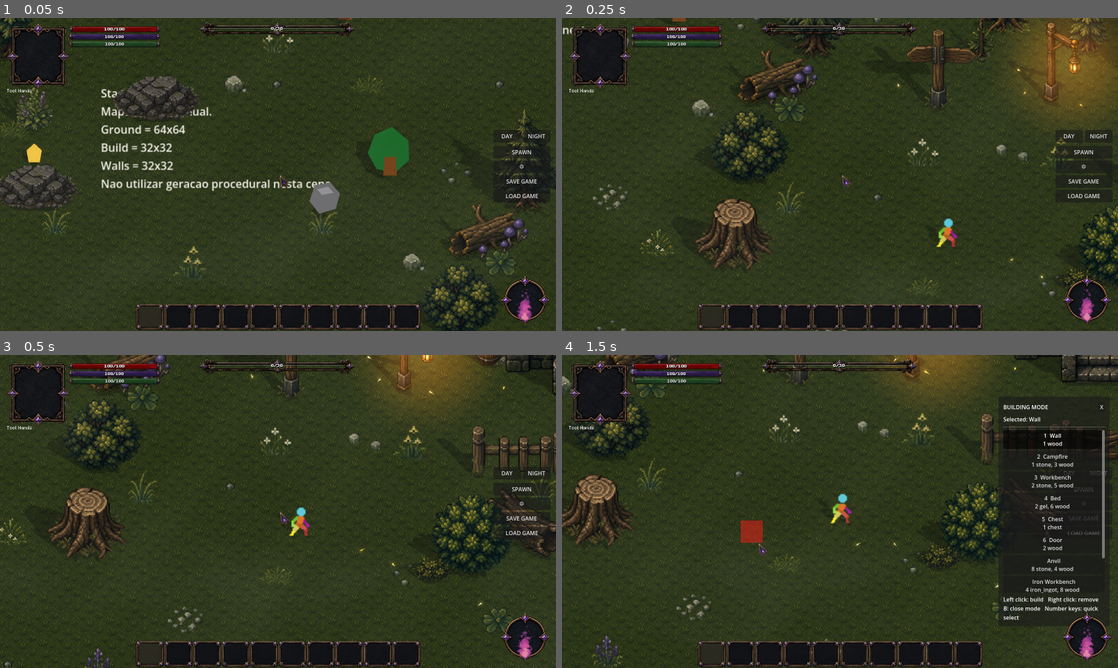
Above: before the commit, frames 1-4 (two rows, left to right).
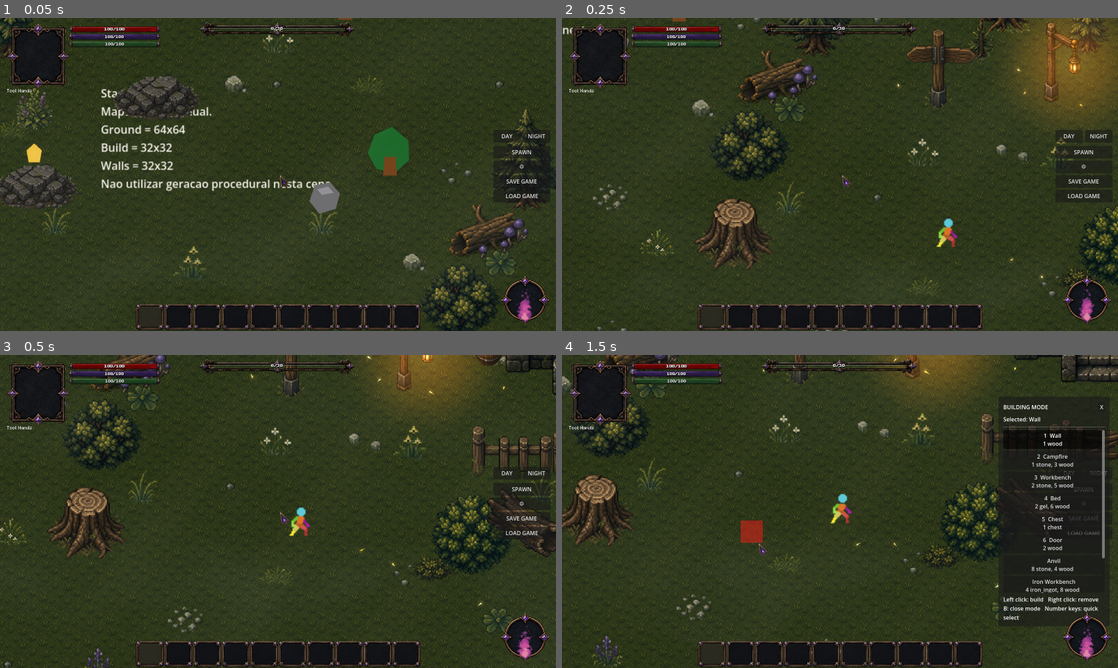
Above: after the commit, the same moments.

Repository: ramonsamagaio/Oathwake-Main
Game: Godot game, scene res://scenes/game/Game.tscn
Same seed, same stepped clock (60 frames per second), same inputs: the game is played once before the commit and once after it. This scene is started directly instead of the project's main scene.
Inputs (mouse positions are in pixels of both pictures, inside the frame that each line leads up to):
- Up to frame 1 (0.05 s): no input
- Up to frame 2 (0.25 s): no input
- Up to frame 3 (0.5 s): no input
- Up to frame 4 (1.5 s): tap Enter at 0.5 s; move the mouse to (962, 495) at 0.52 s; hold D 0.53-1.25 s; tap B at 0.6 s; click (962, 495) at 0.67 s; tap Space at 0.77 s; drag from (728, 527) to (812, 574) at 1.27 s

The runs differ from the first frame. In frame 1, 0.2% of the frame differs, in the area x 0-97%, y 0-99%; in frame 2, 0.2%; in frame 3, 0.3%, in the area x 11-92%, y 0-70%; in frame 4, 0.1%.
Error after the commit: Parse Error: Assigned value for constant "EXCLUDED_SOURCE_NAME_TOKENS" isn't a constant expression. (res://scripts/effects/DirectionalShadowRuntime.gd:7)

Commit message:
Select real caster visuals for directional shadows

Diff:
--- a/scripts/effects/DirectionalShadowRuntime.gd
+++ b/scripts/effects/DirectionalShadowRuntime.gd
@@ -4,6 +4,40 @@
 const ProjectedSpriteShadowScript := preload("res://scripts/effects/PinnedActiveFrameProjectedShadow.gd")
 const DEFAULT_DIRECTION_DEGREES := -45.0
 const DEFAULT_COLOR := Color(0.02, 0.024, 0.035, 1.0)
+const EXCLUDED_SOURCE_NAME_TOKENS := PackedStringArray([
+	"shadow",
+	"glow",
+	"aura",
+	"light",
+	"outline",
+	"mask",
+	"fog",
+	"particle",
+	"beam",
+	"shaft",
+	"occlusion",
+	"preview",
+	"highlight",
+	"flash",
+	"spark",
+	"smoke",
+	"trail",
+])
+const EXCLUDED_SOURCE_GROUPS := PackedStringArray([
+	"persistent_content_visual",
+	"world_light_emitter",
+	"projected_shadow_caster",
+	"projected_shadow_group",
+])
+const PREFERRED_SOURCE_NAMES := PackedStringArray([
+	"animatedsprite2d",
+	"monstersprite",
+	"contentsprite",
+	"bodyvisual",
+	"playervisual",
+	"charactersprite",
+	"sprite2d",
+])
 
 
 static func apply_to_target(
@@ -36,10 +70,11 @@
 		return shadow
 
 	var source := source_override
-	if source == null or not is_instance_valid(source) or not _is_valid_source(source):
+	if source == null or not is_instance_valid(source) or not _is_valid_source(source, target):
 		source = find_active_visual_source(target)
 	if source == null:
 		shadow.visible = false
+		shadow.set_meta("shadow_source_rejected", true)
 		return shadow
 
 	var pinned_contact := local_foot_offset
@@ -68,6 +103,9 @@
 	shadow.set_meta("directional_shadow", true)
 	shadow.set_meta("shadow_bound_source_id", source.get_instance_id())
 	shadow.set_meta("shadow_pinned_contact", pinned_contact)
+	shadow.set_meta("shadow_selected_source_name", str(source.name))
+	shadow.set_meta("shadow_selected_source_path", str(target.get_path_to(source)))
+	shadow.set_meta("shadow_source_rejected", false)
 	return shadow
 
 
@@ -110,8 +148,6 @@
 	var local_contact := _visual_local_contact(visual)
 	if not local_contact.is_finite():
 		return Vector2.ZERO
-	# Convert the sprite-local ground point to the target's local space. This is
-	# stable through drawing offsets, centering, scale, rotation and nested nodes.
 	return target.to_local(visual_node.to_global(local_contact))
 
 
@@ -137,7 +173,7 @@
 		var node: Node = queue.pop_front() as Node
 		if node != target:
 			var candidate := node as CanvasItem
-			if candidate != null and _is_valid_source(candidate):
+			if candidate != null and _is_valid_source(candidate, target):
 				var priority := _source_priority(candidate)
 				var size := _visual_size(candidate)
 				var area := size.x * size.y
@@ -148,25 +184,33 @@
 		for child in node.get_children():
 			if child is Node:
 				queue.append(child)
-	if best == null and target is CanvasItem and _is_valid_source(target as CanvasItem):
+	if best == null and target is CanvasItem and _is_valid_source(target as CanvasItem, target):
 		best = target as CanvasItem
 	return best
 
 
 static func _source_priority(candidate: CanvasItem) -> int:
+	if bool(candidate.get_meta("directional_shadow_source", false)):
+		return 1000
+	var priority := 0
 	if candidate is AnimatedSprite2D:
-		return 3
-	if candidate is Sprite2D:
-		return 2
-	if candidate is Polygon2D:
-		return 1
-	return 0
-
-
-static func _is_valid_source(candidate: CanvasItem) -> bool:
+		priority = 300
+	elif candidate is Sprite2D:
+		priority = 200
+	elif candidate is Polygon2D:
+		priority = 100
+	var normalized_name := _normalized_node_name(str(candidate.name))
+	if PREFERRED_SOURCE_NAMES.has(normalized_name):
+		priority += 80
+	elif normalized_name.contains("character") or normalized_name.contains("body") or normalized_name.contains("content"):
+		priority += 40
+	return priority
+
+
+static func _is_valid_source(candidate: CanvasItem, target: Node = null) -> bool:
 	if candidate == null or not is_instance_valid(candidate) or not candidate.visible:
 		return false
-	if str(candidate.name) == "GroundShadow" or candidate.is_in_group("persistent_content_visual"):
+	if _is_excluded_visual_branch(candidate, target):
 		return false
 	if candidate is Sprite2D:
 		var sprite := candidate as Sprite2D
@@ -190,6 +234,32 @@
 	return false
 
 
+static func _is_excluded_visual_branch(candidate: CanvasItem, target: Node = null) -> bool:
+	if candidate == null:
+		return true
+	if candidate.has_meta("directional_shadow_source"):
+		return not bool(candidate.get_meta("directional_shadow_source", false))
+	var node: Node = candidate
+	while node != null:
+		if node == target:
+			break
+		if bool(node.get_meta("exclude_from_directional_shadow", false)):
+			return true
+		for group_name in EXCLUDED_SOURCE_GROUPS:
+			if node.is_in_group(group_name):
+				return true
+		var normalized_name := _normalized_node_name(str(node.name))
+		for token in EXCLUDED_SOURCE_NAME_TOKENS:
+			if normalized_name.contains(token):
+				return true
+		node = node.get_parent()
+	return false
+
+
+static func _normalized_node_name(value: String) -> String:
+	return value.to_lower().replace(" ", "").replace("_", "").replace("-", "")
+
+
 static func _visual_size(candidate: CanvasItem) -> Vector2:
 	if candidate is Sprite2D:
 		var sprite := candidate as Sprite2D
